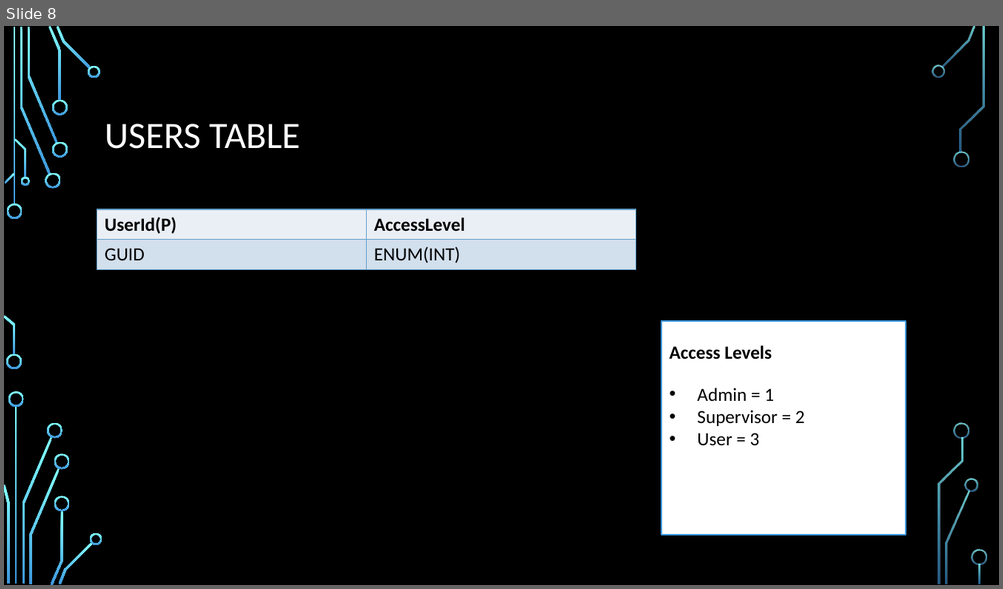
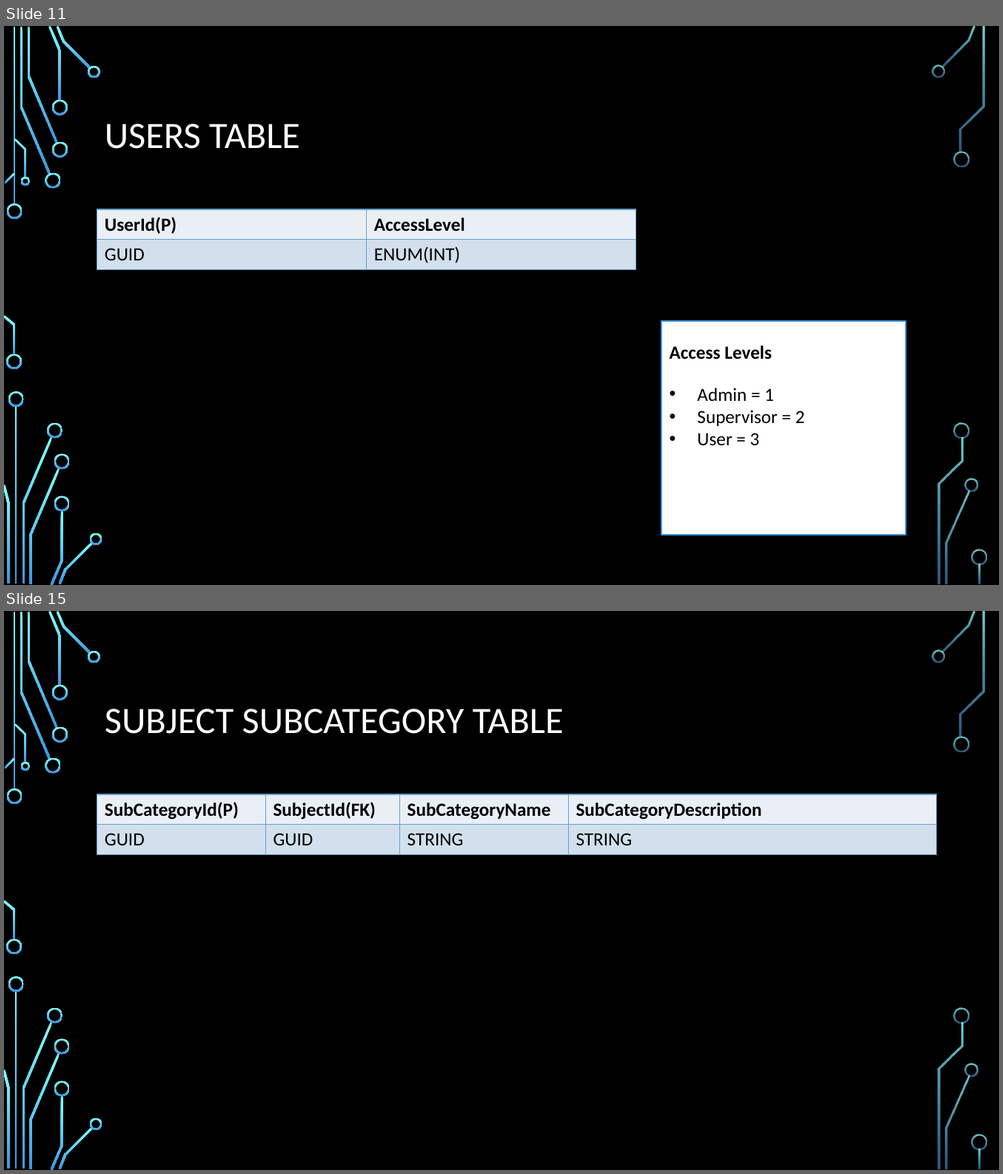
Before and after one commit to hunaidhanfee/solvelt, a slide deck: Docs/Solvelt.pptx. Shown one above the other, each under a label of ours: slide 8 before the commit, slides 11 and 15 after it; the slides between them are not shown. The pictures are 1003x589 and 1003x1174 pixels, drawn with LibreOffice and Linux fonts; fonts in the diff are those of the drawing; background and template pictures are left out. Boxes give left, top, right and bottom in pixels: in the first picture for what was removed or moved away, otherwise in the second. Text is boxed around its words. In the diff, an @@ line names an element or a change of style, - is before the commit and + after.

```diff
--- a/Docs/Solvelt.pptx
+++ b/Docs/Solvelt.pptx
@@ slide 15 added at (x1=4, y1=611, x2=999, y2=1170), background picture (left out); not listed: 36 template elements that a slide beside it also shows @@
@@ title added at (x1=105, y1=709, x2=563, y2=734), 36 pt, text #FFFFFF @@
+SUBJECT SUBCATEGORY TABLE
@@ table added at (x1=97, y1=795, x2=936, y2=855), 2 rows, 4 columns @@
+SubCategoryId(P) | SubjectId(FK) | SubCategoryName | SubCategoryDescription
+GUID | GUID | STRING | STRING
@@ what was slide 8 is now slide 11 @@
```
Also in this commit, not shown: 4 slides changed, 4 other slides added.
